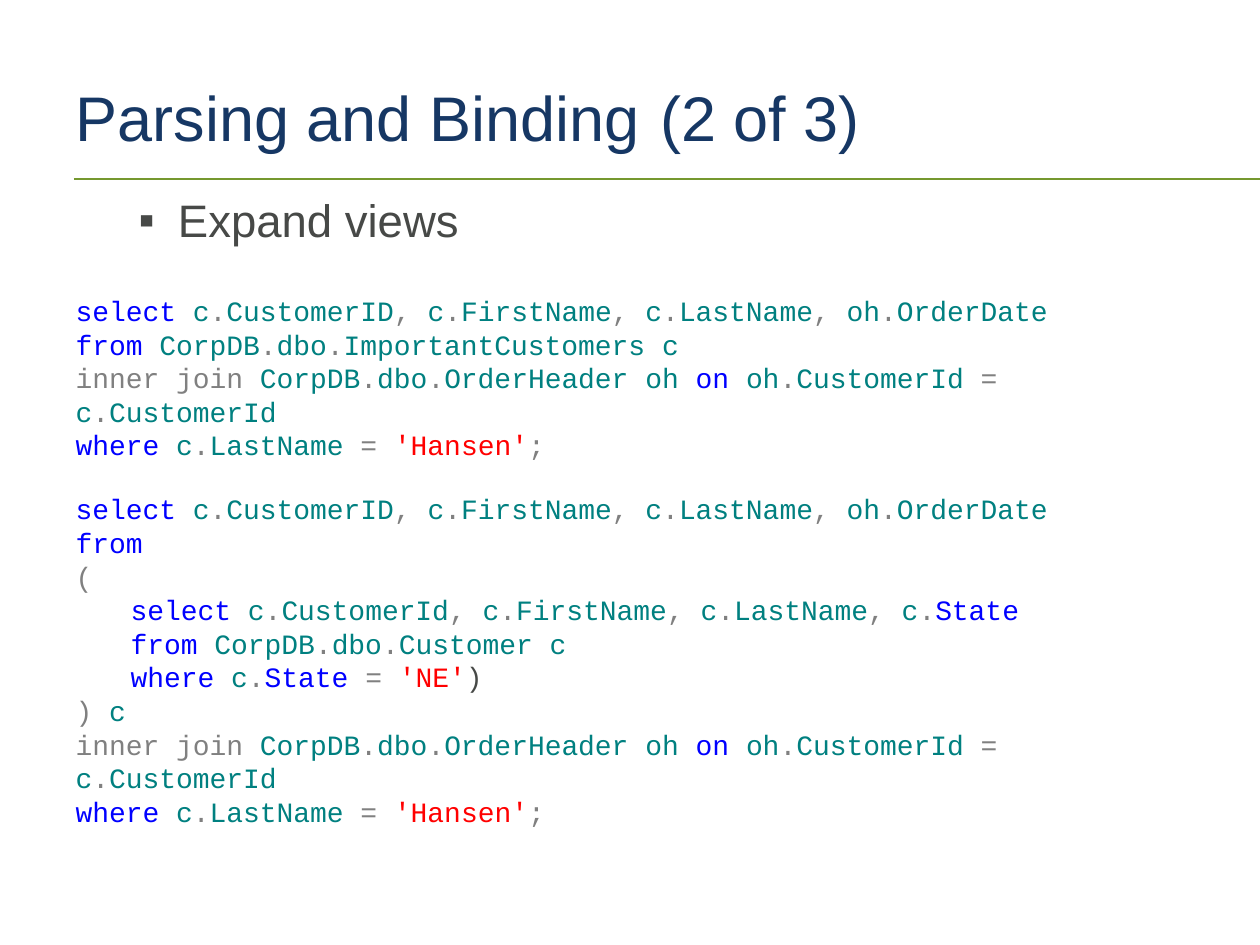
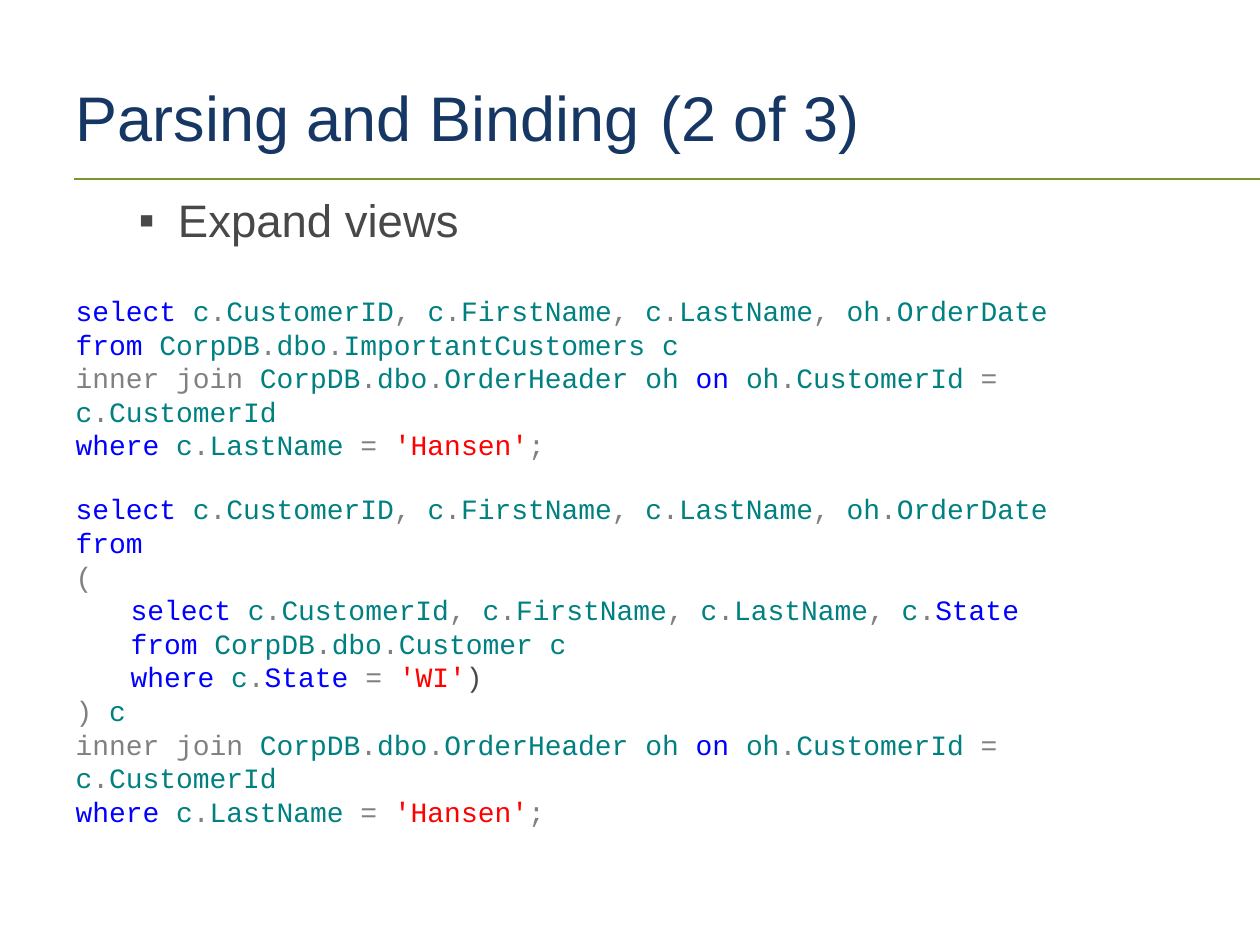
Before and after one commit to tf3604/OptimizerPresentation, a slide deck: slide 27 of Optimizer.pptx. Drawn at 1260x945 pixels with LibreOffice and Linux fonts; fonts in the diff are those of the drawing; background and template pictures are left out. Boxes give left, top, right and bottom in pixels: in the first picture for what was removed or moved away, otherwise in the second. Text is boxed around its words. In the diff, an @@ line names an element or a change of style, - is before the commit and + after.

```diff
--- a/Optimizer.pptx
+++ b/Optimizer.pptx
@@ text at bbox=[131, 668, 483, 693]: text changed @@
-  where c.State = 'NE')
+  where c.State = 'WI')
```
Also in this commit, not shown: 15 other slides changed, 1 other file.
